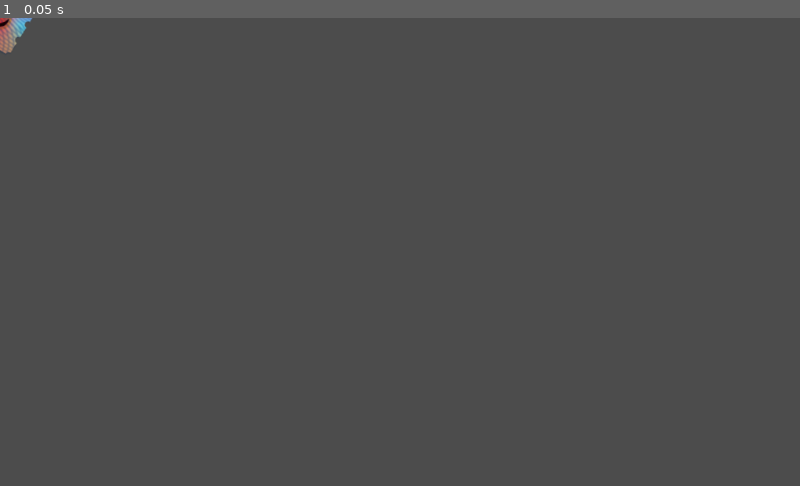
Above: before the commit, frame 1.
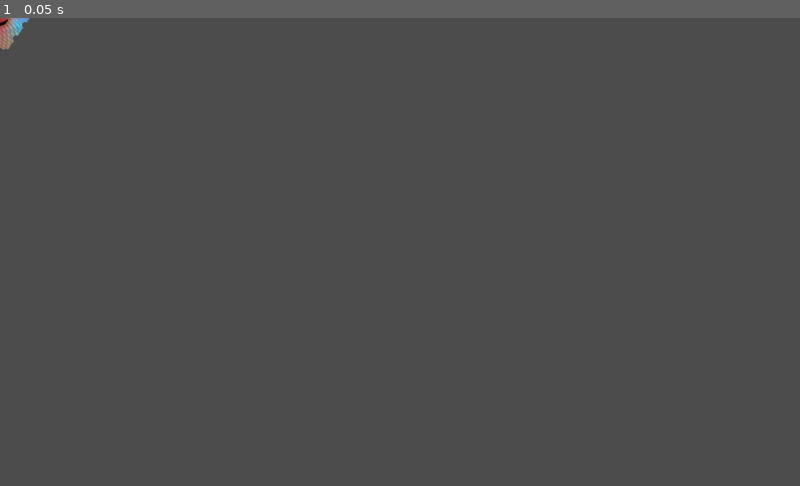
Above: after the commit, the same moment.

Repository: safety-ducks/duck-on-drug
Game: Godot game, scene res://scenses/LSD.tscn
The game is run twice, just before and just after one commit, with the same random seed, the same clock (stepped at 60 frames per second) and the same inputs. This scene is started directly instead of the project's main scene.
Inputs:
- Up to frame 1 (0.05 s): no input

The runs differ from the first frame. In frame 1, 0.1% of the frame differs, in the area x 0-4%, y 0-8%.

Commit message:
Corrected Nodes

Diff:
--- a/scenses/LSD.tscn
+++ b/scenses/LSD.tscn
@@ -2,10 +2,7 @@
 
 [ext_resource path="res://assets/images/LSD.png" type="Texture" id=1]
 
-[sub_resource type="RectangleShape2D" id=1]
-extents = Vector2( 35.692, 36.0954 )
-
-[sub_resource type="Animation" id=2]
+[sub_resource type="Animation" id=1]
 resource_name = "SizeScalePulse"
 loop = true
 tracks/0/type = "value"
@@ -33,27 +30,22 @@
 "values": [ -15.0, 15.0, -15.0 ]
 }
 
-[node name="LSD" type="Sprite"]
-rotation = -0.226111
-scale = Vector2( 0.989276, 0.989276 )
+[sub_resource type="RectangleShape2D" id=2]
+extents = Vector2( 35.692, 36.0954 )
+
+[node name="LSD" type="Area2D"]
+scale = Vector2( 0.913834, 0.913834 )
+
+[node name="Sprite" type="Sprite" parent="."]
+rotation = -0.183573
+scale = Vector2( 0.971415, 0.971415 )
 texture = ExtResource( 1 )
-__meta__ = {
-"_edit_group_": true
-}
 
-[node name="Area2D" type="Area2D" parent="."]
-input_pickable = false
-__meta__ = {
-"_edit_group_": true
-}
+[node name="AnimationPlayer" type="AnimationPlayer" parent="Sprite"]
+playback_speed = 0.75
+anims/SizeScalePulse = SubResource( 1 )
 
-[node name="CollisionShape2D" type="CollisionShape2D" parent="Area2D"]
+[node name="CollisionShape2D" type="CollisionShape2D" parent="."]
 rotation = 0.785398
-shape = SubResource( 1 )
-__meta__ = {
-"_edit_group_": true
-}
-
-[node name="AnimationPlayer" type="AnimationPlayer" parent="."]
-playback_speed = 0.75
-anims/SizeScalePulse = SubResource( 2 )
+scale = Vector2( 1, 1 )
+shape = SubResource( 2 )
--- a/scenses/Shroom.tscn
+++ b/scenses/Shroom.tscn
@@ -2,10 +2,7 @@
 
 [ext_resource path="res://assets/images/Shroom.png" type="Texture" id=1]
 
-[sub_resource type="CircleShape2D" id=1]
-radius = 33.2571
-
-[sub_resource type="Animation" id=2]
+[sub_resource type="Animation" id=1]
 resource_name = "Shroom"
 loop = true
 tracks/0/type = "value"
@@ -33,7 +30,7 @@
 "values": [ 0.0, 360.0 ]
 }
 tracks/2/type = "value"
-tracks/2/path = NodePath("AnimationPlayer:playback_speed")
+tracks/2/path = NodePath("Area2D/AnimationPlayer:playback_speed")
 tracks/2/interp = 1
 tracks/2/loop_wrap = true
 tracks/2/imported = false
@@ -45,19 +42,21 @@
 "values": [ 0.5, 1.0 ]
 }
 
-[node name="Shroom" type="Sprite"]
+[sub_resource type="CircleShape2D" id=2]
+radius = 33.2571
+
+[node name="Shroom" type="Area2D"]
 rotation = 0.49167
-scale = Vector2( 0.750159, 0.750159 )
+scale = Vector2( 0.75, 0.75 )
+
+[node name="Area2D" type="Sprite" parent="."]
+scale = Vector2( 0.77727, 0.77727 )
 texture = ExtResource( 1 )
-__meta__ = {
-"_edit_group_": true
-}
 
-[node name="Area2D" type="Area2D" parent="."]
+[node name="AnimationPlayer" type="AnimationPlayer" parent="Area2D"]
+playback_speed = 0.519886
+anims/Shroom = SubResource( 1 )
 
-[node name="CollisionShape2D" type="CollisionShape2D" parent="Area2D"]
-shape = SubResource( 1 )
-
-[node name="AnimationPlayer" type="AnimationPlayer" parent="."]
-playback_speed = 0.519886
-anims/Shroom = SubResource( 2 )
+[node name="CollisionShape2D" type="CollisionShape2D" parent="."]
+rotation = -2.98023e-008
+shape = SubResource( 2 )
